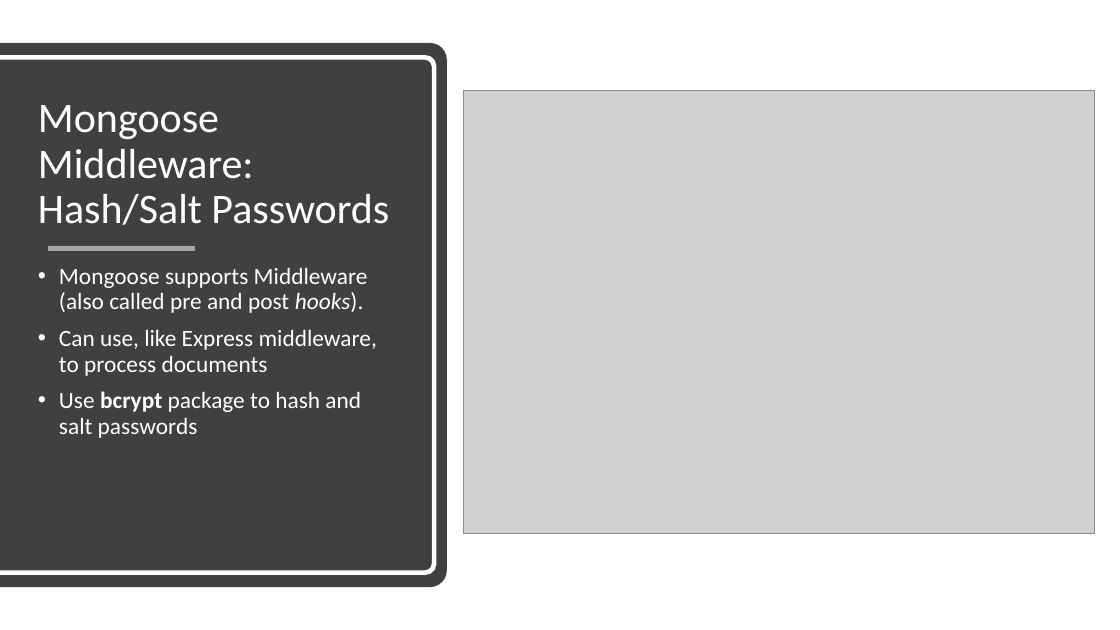
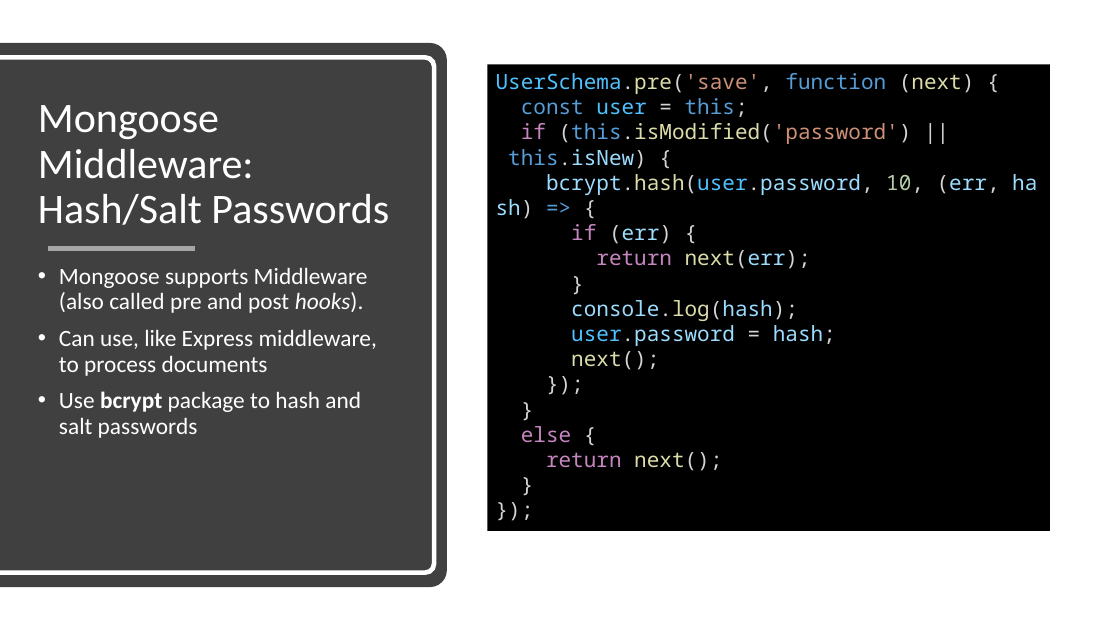
Before and after one commit to diarmuidoconnor/ict-2021, a slide deck: slide 17 of topic11/talk-01/Authentication with JWT.pptx. Drawn at 1120x630 pixels with LibreOffice and Linux fonts; fonts in the diff are those of the drawing; grey boxes stand for pictures. Boxes give left, top, right and bottom in pixels: in the first picture for what was removed or moved away, otherwise in the second. Text is boxed around its words. In the diff, an @@ line names an element or a change of style, - is before the commit and + after.

```diff
--- a/topic11/talk-01/Authentication with JWT.pptx
+++ b/topic11/talk-01/Authentication with JWT.pptx
@@ rectangle added at [487, 65, 1050, 531], fill #000000, 18 pt, text #D4D4D4 @@
+UserSchema.pre('save', function (next) {
+const user = this;
+if (this.isModified('password') || this.isNew) {
+bcrypt.hash(user.password, 10, (err, hash) => {
+if (err) {
+return next(err);
+}
+console.log(hash);
+user.password = hash;
+next();
+});
+}
+else {
+return next();
+}
+});
@@ picture removed at [464, 90, 1094, 534] @@
```
Also in this commit, not shown: 8 other slides changed, 1 slide removed, 37 other files.
